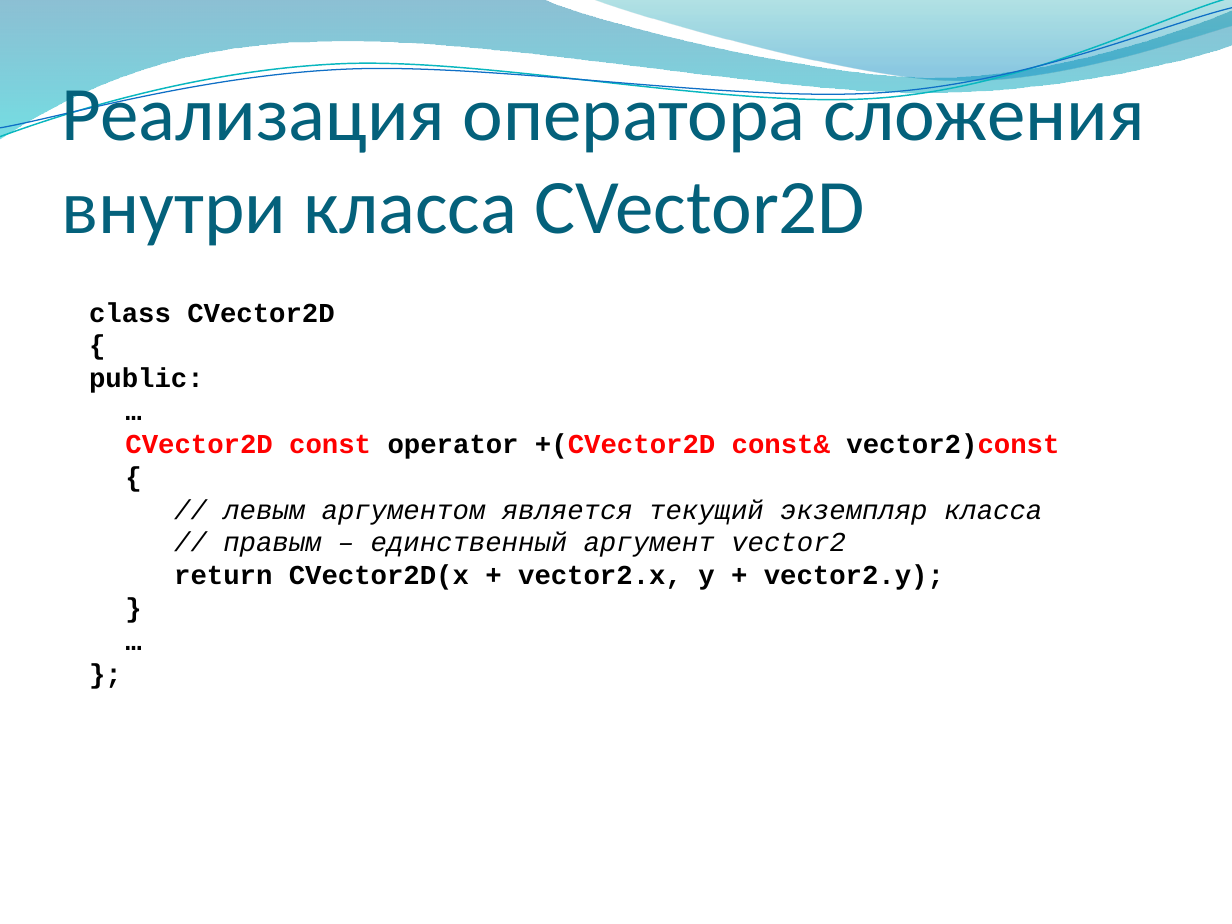
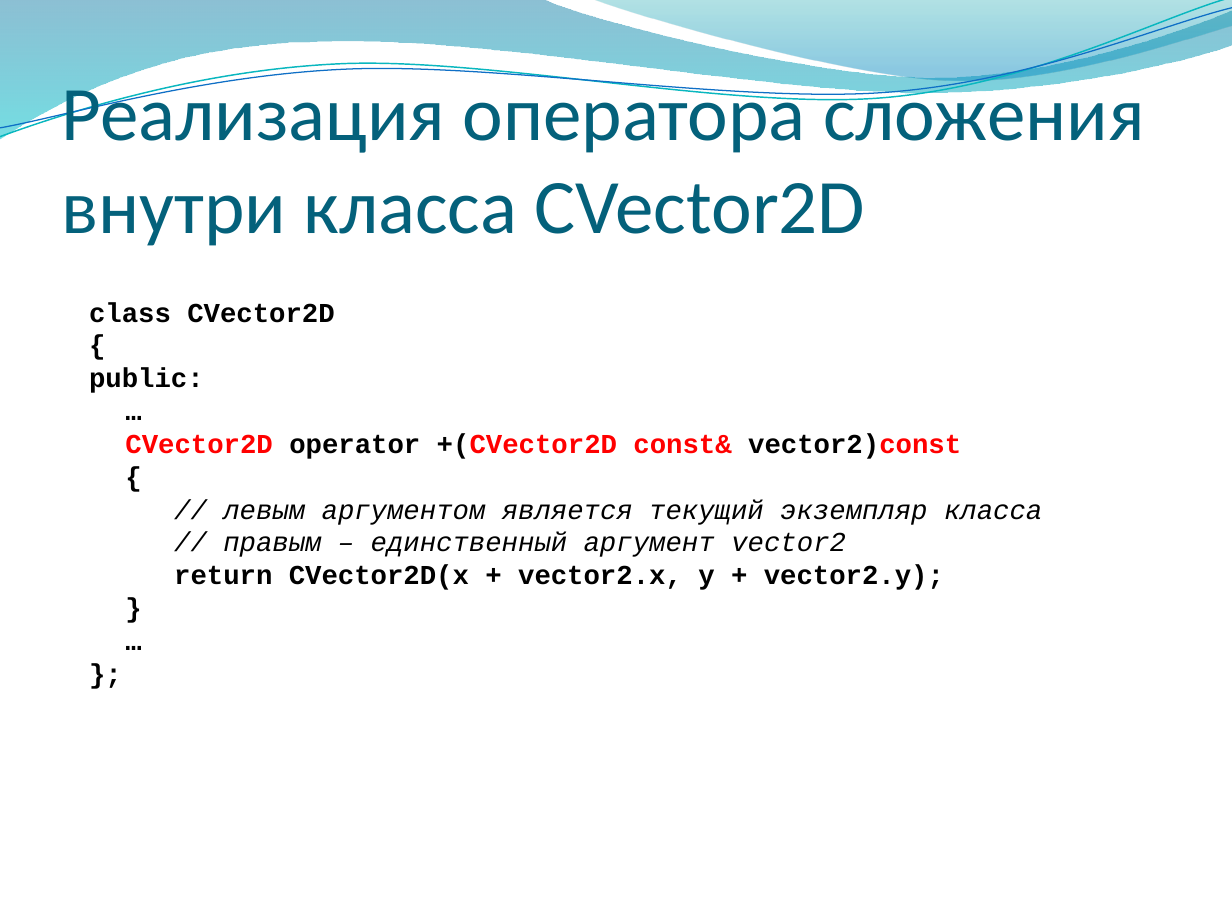
Before and after one commit to alexey-malov/oop, a slide deck: slide 15 of lectures/04/Дружественные функции и классы. Перегрузка операций.pptx. Drawn at 1232x924 pixels with LibreOffice and Linux fonts; fonts in the diff are those of the drawing; background and template pictures are left out. Boxes give left, top, right and bottom in pixels: in the first picture for what was removed or moved away, otherwise in the second. Text is boxed around its words. In the diff, an @@ line names an element or a change of style, - is before the commit and + after.

```diff
--- a/lectures/04/Дружественные функции и классы. Перегрузка операций.pptx
+++ b/lectures/04/Дружественные функции и классы. Перегрузка операций.pptx
@@ text at <box>125,434,961,459</box>: text changed @@
-CVector2D const operator +(CVector2D const& vector2)const
+CVector2D operator +(CVector2D const& vector2)const
```
Also in this commit, not shown: 14 other slides changed, 1 other file.
